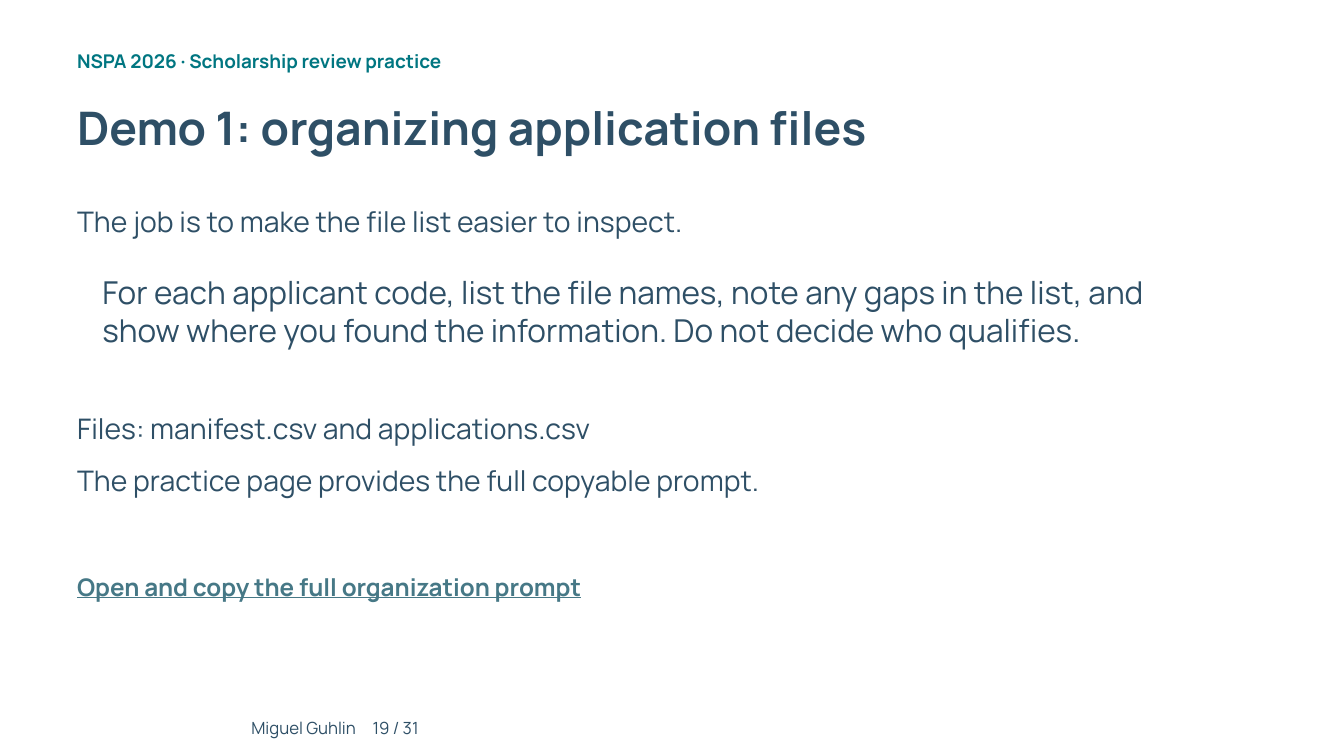
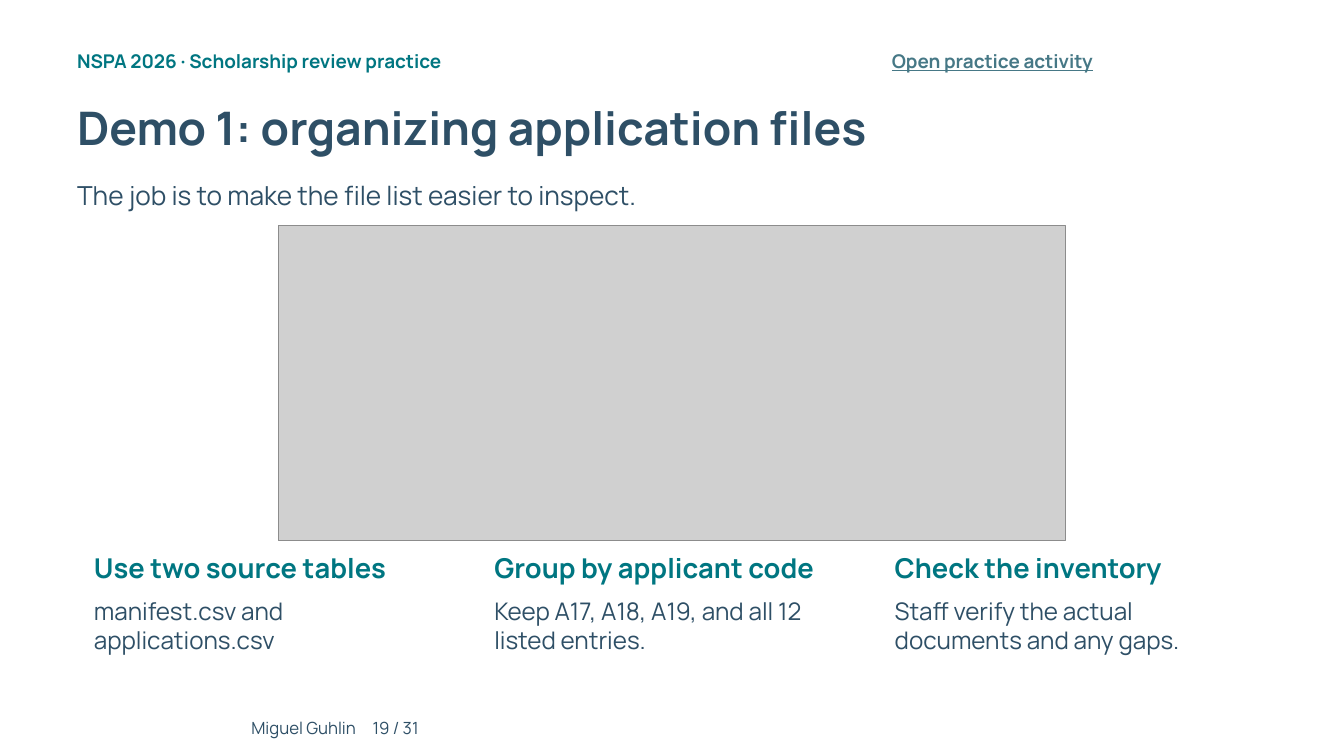
Before and after one commit to mguhlin/nspa, a slide deck: slide 19 of 2026/p/slides/ai-prompting-scholarship-review.pptx. Drawn at 1344x756 pixels with LibreOffice and Linux fonts; fonts in the diff are those of the drawing; grey boxes stand for pictures; background and template pictures are left out. Boxes give left, top, right and bottom in pixels: in the first picture for what was removed or moved away, otherwise in the second. Text is boxed around its words. In the diff, an @@ line names an element or a change of style, - is before the commit and + after.

Commit message:
Enrich prompting slides and separate assessment results from guided activities

```diff
--- a/2026/p/slides/ai-prompting-scholarship-review.pptx
+++ b/2026/p/slides/ai-prompting-scholarship-review.pptx
@@ text added at (892, 54, 1093, 73), 13.5 pt, text #467886, bold, underline @@
+Open practice activity
@@ text "The job is to make ...": place and size @@
-text "The job is to make ..." at (77, 211, 682, 239)
+text "The job is to make ..." at (77, 185, 636, 212)
@@ text "The job is to make ..." at (77, 185, 636, 212): size 20.2 to 18.8 pt @@
@@ picture added at (278, 226, 1066, 540) @@
@@ text removed at (102, 281, 1143, 350) @@
-For each applicant code, list the file names, note any gaps in the list, and show where you found the information. Do not decide who qualifies.
@@ text removed at (77, 470, 759, 499) @@
-The practice page provides the full copyable prompt.
@@ text added at (94, 558, 386, 579), 19.5 pt, text #007681, bold @@
+Use two source tables
@@ text added at (494, 558, 814, 585), 19.5 pt, text #007681, bold @@
+Group by applicant code
@@ text added at (895, 558, 1161, 585), 19.5 pt, text #007681, bold @@
+Check the inventory
@@ text removed at (77, 578, 581, 602) @@
-Open and copy the full organization prompt
@@ text at (94, 602, 283, 655): text changed; size 20.2 to 17.2 pt @@
-Files: manifest.csv and applications.csv
+manifest.csv and applications.csv
@@ text added at (494, 602, 801, 650), 17.2 pt, text #2E4F66 @@
+Keep A17, A18, A19, and all 12 listed entries.
@@ text added at (895, 602, 1180, 655), 17.2 pt, text #2E4F66 @@
+Staff verify the actual documents and any gaps.
```
Also in this commit, not shown: 16 other slides changed, 1 slide added, 1 slide removed, 41 other files.
